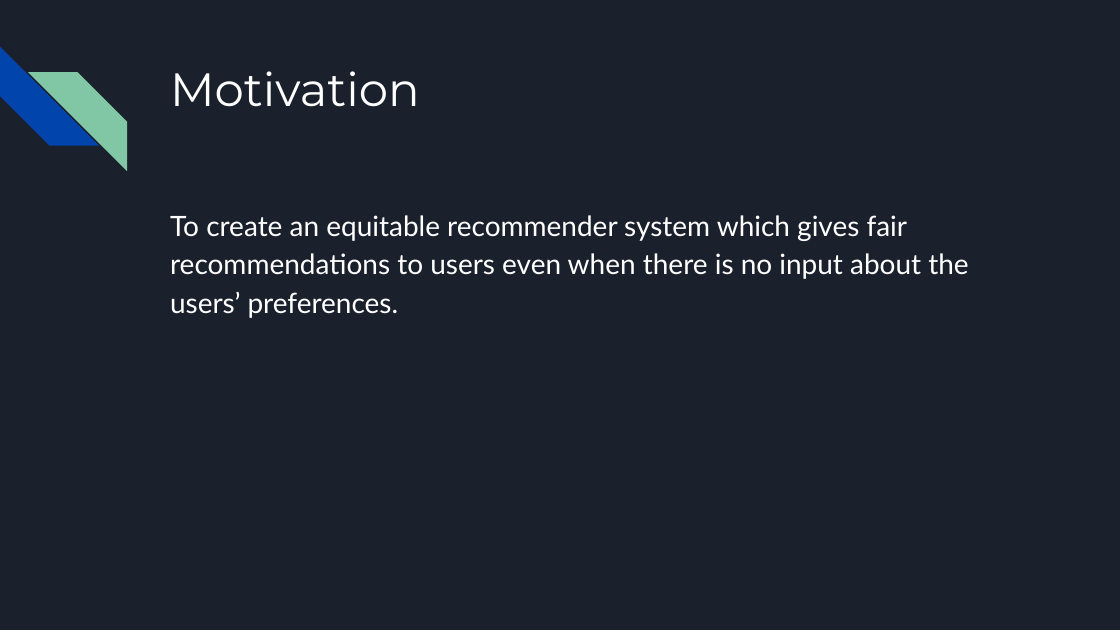
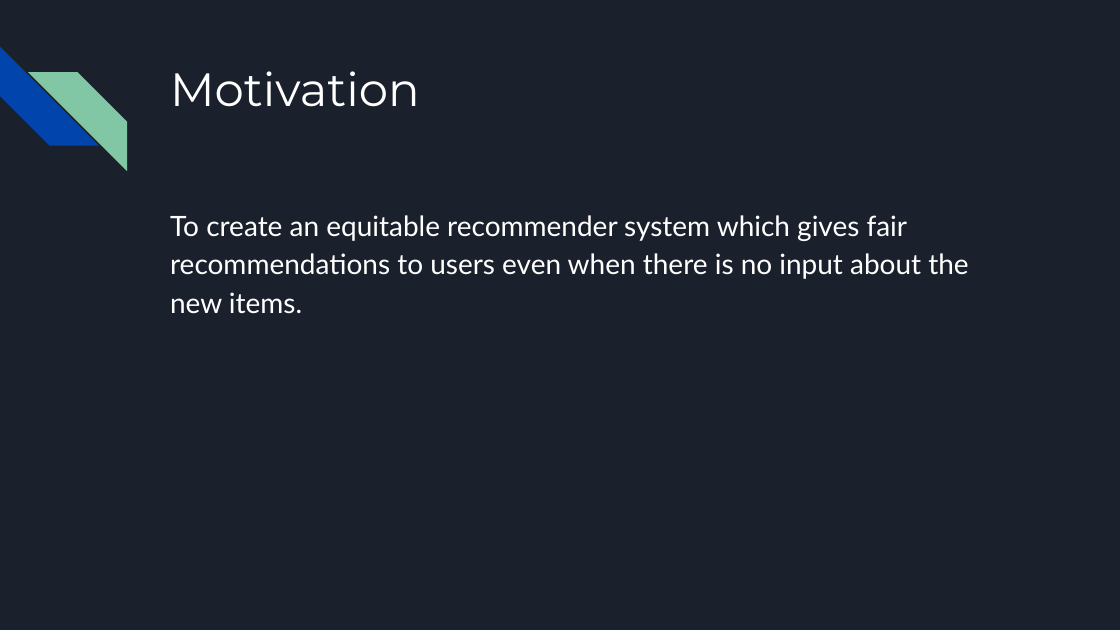
Before and after one commit to nikhilvenkatkumsetty/Mitigating-Unfairness-and-Bias-in-Cold-Start-Recommenders, a slide deck: slide 7 of MIDSEM and ENDSEM Presentations/IT458-IR_Endsem_Team-17_Nikhil_Amith.pptx. Drawn at 1120x630 pixels with LibreOffice and Linux fonts; fonts in the diff are those of the drawing. Boxes give left, top, right and bottom in pixels: in the first picture for what was removed or moved away, otherwise in the second. Text is boxed around its words. In the diff, an @@ line names an element or a change of style, - is before the commit and + after.

```diff
--- a/MIDSEM and ENDSEM Presentations/IT458-IR_Endsem_Team-17_Nikhil_Amith.pptx
+++ b/MIDSEM and ENDSEM Presentations/IT458-IR_Endsem_Team-17_Nikhil_Amith.pptx
@@ text at <box>170,215,968,314</box>: text changed @@
-To create an equitable recommender system which gives fair recommendations to users even when there is no input about the users’ preferences.
+To create an equitable recommender system which gives fair recommendations to users even when there is no input about the new items.
```
Also in this commit, not shown: 10 other slides changed, 1 slide added, 1 slide removed, 1 other file.
